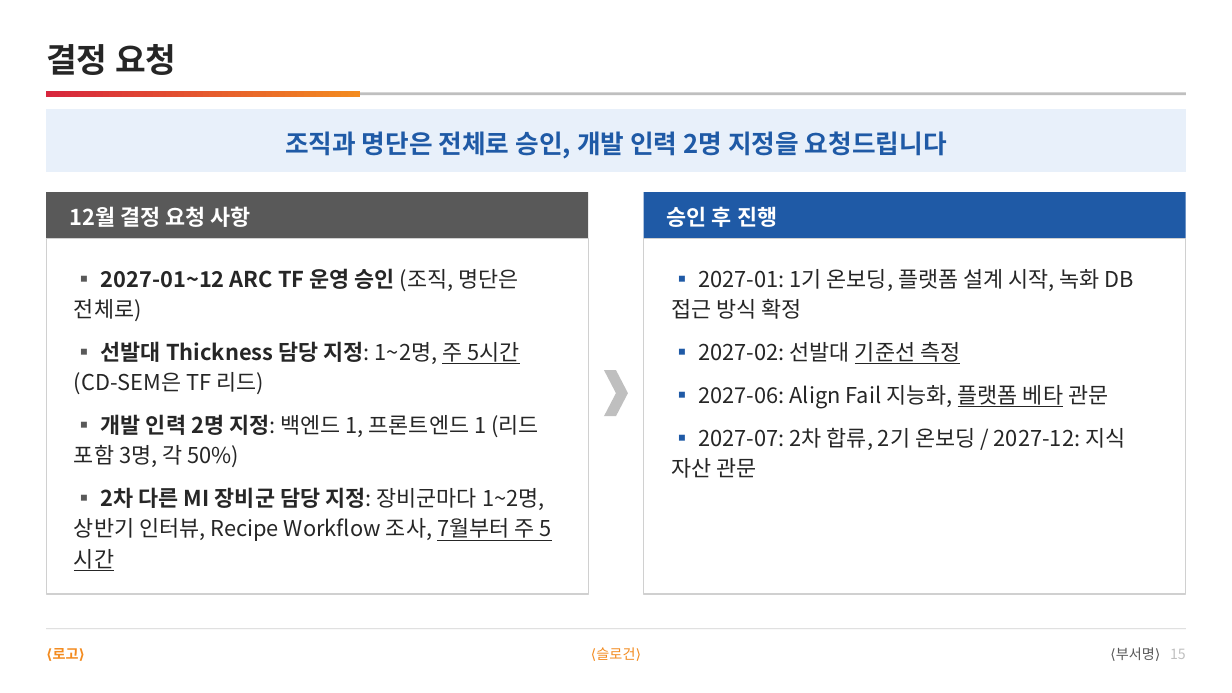
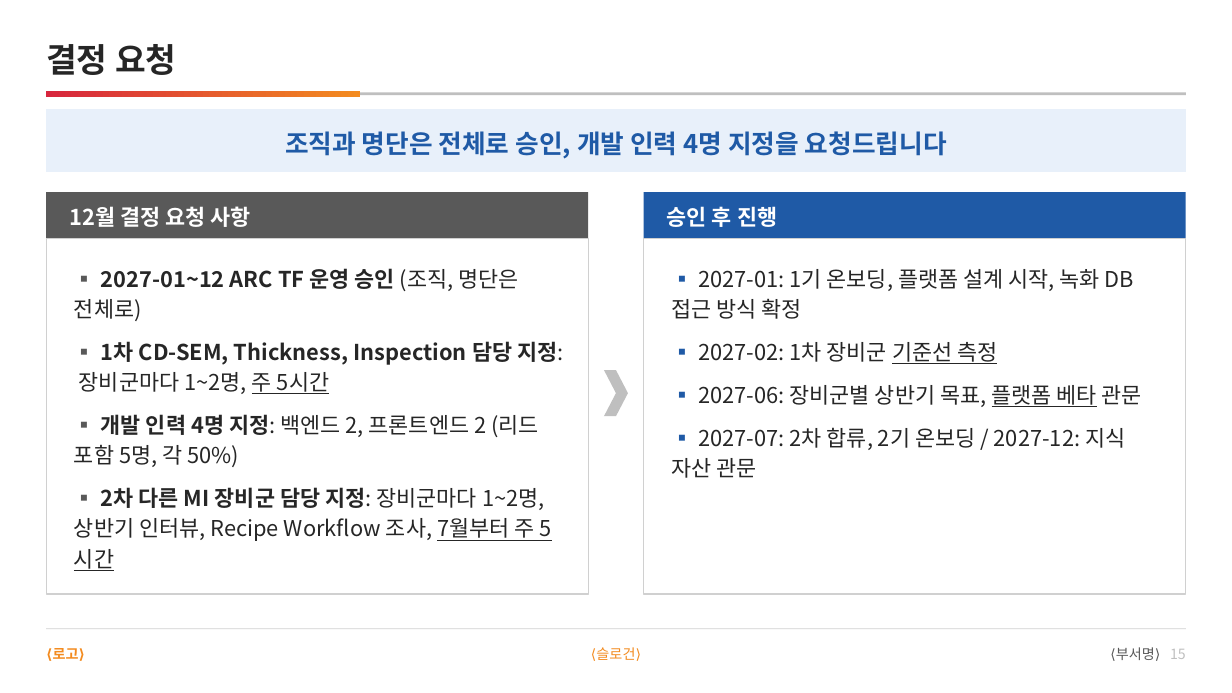
Before and after one commit to DarrenKoi/pm_notes, a slide deck: slide 15 of my-task/arc-tf/deliverables/arc-tf-proposal.pptx. Drawn at 1232x693 pixels with LibreOffice and Linux fonts; fonts in the diff are those of the drawing. Boxes give left, top, right and bottom in pixels: in the first picture for what was removed or moved away, otherwise in the second. Text is boxed around its words. In the diff, an @@ line names an element or a change of style, - is before the commit and + after.

```diff
--- a/my-task/arc-tf/deliverables/arc-tf-proposal.pptx
+++ b/my-task/arc-tf/deliverables/arc-tf-proposal.pptx
@@ text at bbox=[285, 131, 947, 159]: text changed @@
-조직과 명단은 전체로 승인, 개발 인력 2명 지정을 요청드립니다
+조직과 명단은 전체로 승인, 개발 인력 4명 지정을 요청드립니다
@@ text at bbox=[74, 341, 563, 467]: text changed; bold on @@
-▪ 선발대 Thickness 담당 지정: 1~2명, 주 5시간 (CD-SEM은 TF 리드)
-▪ 개발 인력 2명 지정: 백엔드 1, 프론트엔드 1 (리드 포함 3명, 각 50%)
+▪ 1차 CD-SEM, Thickness, Inspection 담당 지정: 장비군마다 1~2명, 주 5시간
+▪ 개발 인력 4명 지정: 백엔드 2, 프론트엔드 2 (리드 포함 5명, 각 50%)
@@ text at bbox=[698, 342, 1142, 407]: text changed @@
-▪ 2027-02: 선발대 기준선 측정
-▪ 2027-06: Align Fail 지능화, 플랫폼 베타 관문
+▪ 2027-02: 1차 장비군 기준선 측정
+▪ 2027-06: 장비군별 상반기 목표, 플랫폼 베타 관문
```
Also in this commit, not shown: 8 other slides changed, 19 other files.
